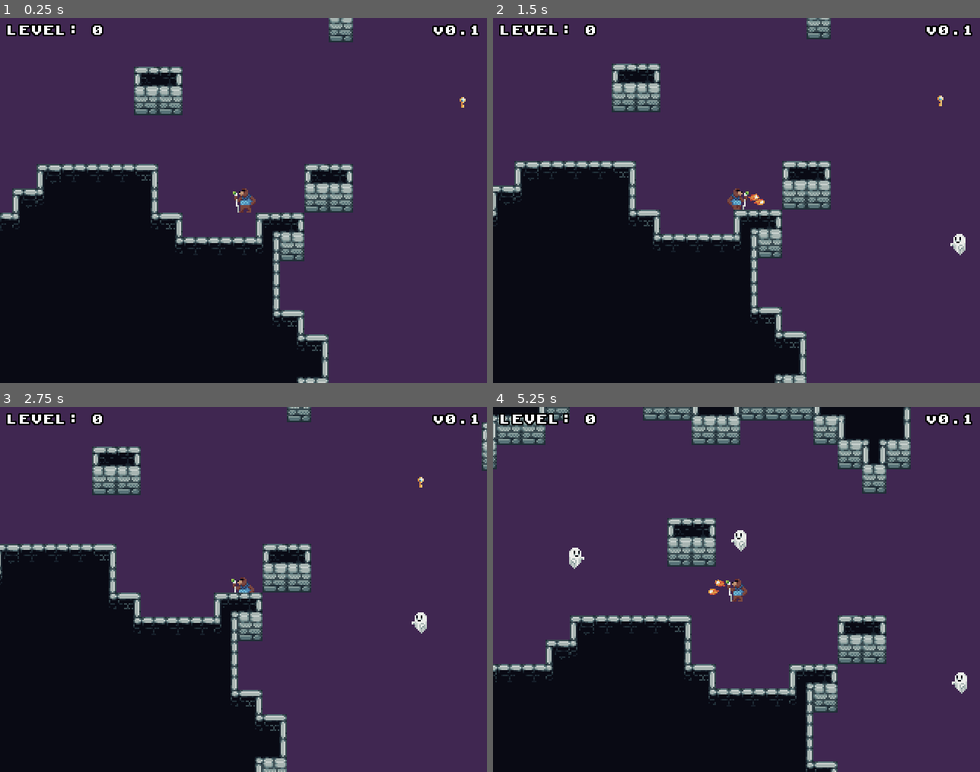
Above: before the commit, frames 1-4 (two rows, left to right).
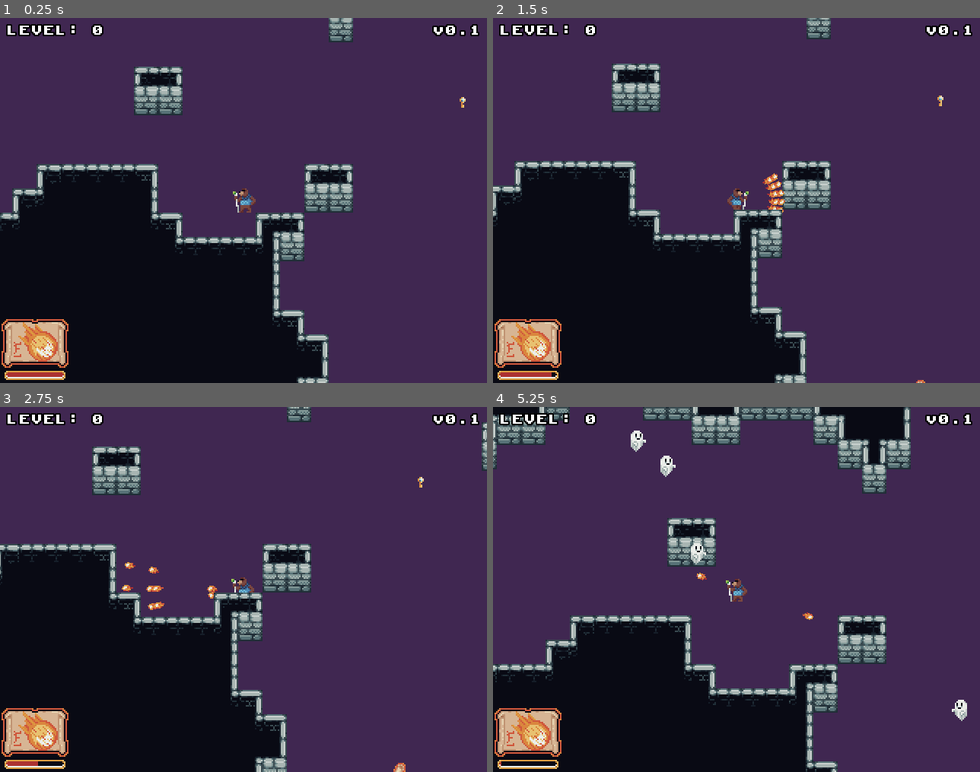
Above: after the commit, the same moments.

Repository: nikolawhallon/ExploreyDungeon
Game: Godot game, scene res://Scenes/Game.tscn
Same seed, same stepped clock (60 frames per second), same inputs: the game is played once before the commit and once after it.
Inputs (mouse positions are in pixels of both pictures, inside the frame that each line leads up to):
- Up to frame 1 (0.25 s): no input
- Up to frame 2 (1.5 s): click (527, 342) at 0.52 s; tap Enter at 1.25 s; move the mouse to (843, 182) at 1.27 s; hold D from 1.28 s (still down); tap F at 1.35 s; click (843, 182) at 1.42 s
- Up to frame 3 (2.75 s): tap Space at 1.52, 1.55, 1.82, 2.1, 2.27, 2.57 s; move the mouse to (146, 607) at 2.02 s; release D at 2.03 s; hold S from 2.03 s (still down); click (146, 607) at 2.17 s; tap F at 2.3 s
- Up to frame 4 (5.25 s): move the mouse to (785, 509) at 2.77 s; release S at 2.78 s; hold D 2.78-3.53 s; tap F at 2.85, 3.6, 5.1 s; click (785, 509) at 2.92 s; tap Space at 3.05, 3.77, 4.07, 4.35, 4.52, 4.82 s; move the mouse to (712, 662) at 3.52 s; hold W 3.53-4.28 s; click (712, 662) at 3.67 s; move the mouse to (882, 644) at 4.27 s; hold A from 4.28 s (still down); click (882, 644) at 4.42 s; move the mouse to (590, 534) at 5.02 s; click (590, 534) at 5.17 s

The runs differ from the first frame. In frame 1, 1.8% of the frame differs, in the area x 0-15%, y 82-100%; in frame 2, 2.2%; in frame 3, 2.2%; in frame 4, 2.7%, in the area x 0-98%, y 6-100%.

Commit message:
fireball scrolls working

Diff:
--- a/Scenes/Fireball.tscn
+++ b/Scenes/Fireball.tscn
@@ -5,6 +5,9 @@
 [ext_resource path="res://Scenes/Fireball.gd" type="Script" id=3]
 [ext_resource path="res://Assets/Fireball/fireball_4.png" type="Texture" id=4]
 [ext_resource path="res://Assets/Fireball/fireball_3.png" type="Texture" id=5]
+
+[sub_resource type="CircleShape2D" id=2]
+radius = 4.0
 
 [sub_resource type="SpriteFrames" id=1]
 animations = [ {
@@ -14,19 +17,16 @@
 "speed": 12.0
 } ]
 
-[sub_resource type="CircleShape2D" id=2]
-radius = 4.0
-
 [node name="Fireball" type="Area2D"]
 script = ExtResource( 3 )
-
-[node name="AnimatedSprite" type="AnimatedSprite" parent="."]
-frames = SubResource( 1 )
-frame = 2
-playing = true
 
 [node name="CollisionShape2D" type="CollisionShape2D" parent="."]
 shape = SubResource( 2 )
 
+[node name="AnimatedSprite" type="AnimatedSprite" parent="."]
+frames = SubResource( 1 )
+frame = 3
+playing = true
+
 [connection signal="area_entered" from="." to="." method="_on_Fireball_area_entered"]
 [connection signal="body_entered" from="." to="." method="_on_Fireball_body_entered"]
--- /dev/null
+++ b/Scenes/FireballScroll.gd
@@ -0,0 +1,9 @@
+extends Area2D
+
+func destroy():
+	get_tree().queue_delete(self)
+
+func _on_FireballScroll_body_entered(body):
+	if body.is_in_group("Player"):
+		body.collected_fireball_scroll()
+		destroy()
--- /dev/null
+++ b/Scenes/FireballScroll.tscn
@@ -0,0 +1,18 @@
+[gd_scene load_steps=4 format=2]
+
+[ext_resource path="res://Assets/Spells/fireball_scroll.png" type="Texture" id=1]
+[ext_resource path="res://Scenes/FireballScroll.gd" type="Script" id=2]
+
+[sub_resource type="RectangleShape2D" id=1]
+extents = Vector2( 7, 8 )
+
+[node name="FireballScroll" type="Area2D"]
+script = ExtResource( 2 )
+
+[node name="Sprite" type="Sprite" parent="."]
+texture = ExtResource( 1 )
+
+[node name="CollisionShape2D" type="CollisionShape2D" parent="."]
+shape = SubResource( 1 )
+
+[connection signal="body_entered" from="." to="." method="_on_FireballScroll_body_entered"]
--- a/Scenes/Level.gd
+++ b/Scenes/Level.gd
@@ -8,23 +8,12 @@
 func _input(event):
 	if event is InputEventKey and event.pressed:
 		if event.scancode == KEY_F:
-			var fireball = load("res://Scenes/Fireball.tscn").instance()
-			add_child(fireball)
-			var direction = $YSort/Player.direction
-			fireball.position = $YSort/Player.position + direction * fireball.speed * 4.0 * 0.016
-			fireball.direction = direction
-
-	if event is InputEventMouseButton:
-		if event.button_index == BUTTON_LEFT:
-			if event.pressed:
-				var fireball = load("res://Scenes/Fireball.tscn").instance()
-				add_child(fireball)
-				var direction = (get_global_mouse_position() - $YSort/Player.global_position).normalized()
-				fireball.position = $YSort/Player.position + direction * fireball.speed * 4.0 * 0.016
-				fireball.direction = direction
+			spawn_fireballs()
 
 func _ready():
 	rng.randomize()
+
+	$CanvasLayer/MarginContainer/HBoxContainer/FireballSpell/FireballChargeBar.value = $YSort/Player.fireball_power
 
 	$YSort/Player/Camera2D.limit_bottom = $YSort/Dungeon.map_h * 16
 	$YSort/Player/Camera2D.limit_right = $YSort/Dungeon.map_w * 16
@@ -56,6 +45,17 @@
 			$Warp.position = Vector2(x * 16 + 8, y * 16 + 8)
 			break
 
+	# place a FireballScroll
+	var fireball_scroll = load("res://Scenes/FireballScroll.tscn").instance()
+	add_child(fireball_scroll)
+
+	while true:
+		var x = rng.randi_range(1, $YSort/Dungeon.map_w - 1)
+		var y = rng.randi_range(1, $YSort/Dungeon.map_h - 1)
+		if $YSort/Dungeon.is_ground(x, y):
+			fireball_scroll.position = Vector2(x * 16 + 8, y * 16 + 8)
+			break
+
 func _on_Warp_entered():
 	emit_signal("completed")
 
@@ -80,3 +80,29 @@
 
 func _on_Player_was_hit():
 	emit_signal("game_over")
+
+func _on_FireballButton_pressed():
+	spawn_fireballs()
+
+func spawn_fireballs():
+	var direction = (get_global_mouse_position() - $YSort/Player.global_position).normalized()
+	spawn_fireball(direction)
+
+	if $YSort/Player.fireball_power > 33:
+		spawn_fireball(direction.rotated(PI / 16.0))
+		spawn_fireball(direction.rotated(-PI / 16.0))
+	if $YSort/Player.fireball_power > 66:
+		spawn_fireball(direction.rotated(PI / 8.0))
+		spawn_fireball(direction.rotated(-PI / 8.0))
+
+	$YSort/Player.fireball_power -= 5
+	$CanvasLayer/MarginContainer/HBoxContainer/FireballSpell/FireballChargeBar.value = $YSort/Player.fireball_power
+
+func spawn_fireball(direction):
+	var fireball = load("res://Scenes/Fireball.tscn").instance()
+	$YSort/Player.add_child(fireball)
+	fireball.global_position = $YSort/Player.global_position + direction * fireball.speed * 4.0 * 0.016
+	fireball.direction = direction
+
+func _on_Player_collected_fireball_scroll():
+	$CanvasLayer/MarginContainer/HBoxContainer/FireballSpell/FireballChargeBar.value = $YSort/Player.fireball_power
--- a/Scenes/Level.tscn
+++ b/Scenes/Level.tscn
@@ -1,9 +1,14 @@
-[gd_scene load_steps=5 format=2]
+[gd_scene load_steps=10 format=2]
 
 [ext_resource path="res://Scenes/Level.gd" type="Script" id=1]
 [ext_resource path="res://Scenes/Dungeon.tscn" type="PackedScene" id=2]
 [ext_resource path="res://Scenes/Player.tscn" type="PackedScene" id=3]
 [ext_resource path="res://Scenes/Warp.tscn" type="PackedScene" id=4]
+[ext_resource path="res://Assets/Spells/charge_bar.png" type="Texture" id=5]
+[ext_resource path="res://Assets/Spells/fireball_button.png" type="Texture" id=6]
+[ext_resource path="res://Assets/Spells/beam_button.png" type="Texture" id=7]
+[ext_resource path="res://Assets/Spells/charge_fill_red.png" type="Texture" id=8]
+[ext_resource path="res://Assets/Spells/charge_fill_blue.png" type="Texture" id=9]
 
 [node name="Level" type="Node2D"]
 pause_mode = 1
@@ -20,6 +25,57 @@
 [node name="GhostSpawnTimer" type="Timer" parent="."]
 autostart = true
 
+[node name="CanvasLayer" type="CanvasLayer" parent="."]
+
+[node name="MarginContainer" type="MarginContainer" parent="CanvasLayer"]
+anchor_top = 1.0
+anchor_right = 1.0
+anchor_bottom = 1.0
+margin_left = 1.0
+margin_top = -42.0
+
+[node name="HBoxContainer" type="HBoxContainer" parent="CanvasLayer/MarginContainer"]
+margin_right = 319.0
+margin_bottom = 42.0
+
+[node name="FireballSpell" type="VBoxContainer" parent="CanvasLayer/MarginContainer/HBoxContainer"]
+margin_right = 44.0
+margin_bottom = 42.0
+custom_constants/separation = 1
+
+[node name="FireballButton" type="TextureButton" parent="CanvasLayer/MarginContainer/HBoxContainer/FireballSpell"]
+margin_right = 44.0
+margin_bottom = 32.0
+texture_normal = ExtResource( 6 )
+
+[node name="FireballChargeBar" type="TextureProgress" parent="CanvasLayer/MarginContainer/HBoxContainer/FireballSpell"]
+margin_top = 33.0
+margin_right = 44.0
+margin_bottom = 41.0
+texture_over = ExtResource( 5 )
+texture_progress = ExtResource( 8 )
+
+[node name="BeamSpell" type="VBoxContainer" parent="CanvasLayer/MarginContainer/HBoxContainer"]
+visible = false
+margin_left = 48.0
+margin_right = 92.0
+margin_bottom = 42.0
+custom_constants/separation = 1
+
+[node name="BeamButton" type="TextureButton" parent="CanvasLayer/MarginContainer/HBoxContainer/BeamSpell"]
+margin_right = 44.0
+margin_bottom = 32.0
+texture_normal = ExtResource( 7 )
+
+[node name="BeamCharge" type="TextureProgress" parent="CanvasLayer/MarginContainer/HBoxContainer/BeamSpell"]
+margin_top = 33.0
+margin_right = 44.0
+margin_bottom = 41.0
+texture_over = ExtResource( 5 )
+texture_progress = ExtResource( 9 )
+
 [connection signal="entered" from="Warp" to="." method="_on_Warp_entered"]
+[connection signal="collected_fireball_scroll" from="YSort/Player" to="." method="_on_Player_collected_fireball_scroll"]
 [connection signal="was_hit" from="YSort/Player" to="." method="_on_Player_was_hit"]
 [connection signal="timeout" from="GhostSpawnTimer" to="." method="_on_GhostSpawnTimer_timeout"]
+[connection signal="pressed" from="CanvasLayer/MarginContainer/HBoxContainer/FireballSpell/FireballButton" to="." method="_on_FireballButton_pressed"]
--- a/Scenes/Player.gd
+++ b/Scenes/Player.gd
@@ -1,11 +1,14 @@
 extends KinematicBody2D
 
 signal was_hit
+signal collected_fireball_scroll
 
 export var speed = 70
 var velocity = Vector2(0, 0)
 var direction = Vector2(-1, 0)
 var collected_key = false
+
+var fireball_power = 100
 
 func _physics_process(_delta):
 	if Input.is_key_pressed(KEY_W):
@@ -44,3 +47,7 @@
 func was_hit():
 	emit_signal("was_hit")
 	visible = false
+
+func collected_fireball_scroll():
+	fireball_power = clamp(fireball_power + 50, 0, 100)
+	emit_signal("collected_fireball_scroll")
Binary file added: Assets/Spells/beam_button.png
Not shown, added: Assets/Spells/beam_button.png.import
Binary file added: Assets/Spells/beam_scroll.png
Not shown, added: Assets/Spells/beam_scroll.png.import
Binary file added: Assets/Spells/charge_bar.png
Not shown, added: Assets/Spells/charge_bar.png.import
Binary file added: Assets/Spells/charge_fill_blue.png
Not shown, added: Assets/Spells/charge_fill_blue.png.import
Binary file added: Assets/Spells/charge_fill_red.png
Not shown, added: Assets/Spells/charge_fill_red.png.import
Binary file added: Assets/Spells/fireball_button.png
Not shown, added: Assets/Spells/fireball_button.png.import
(and 2 more such lines)
